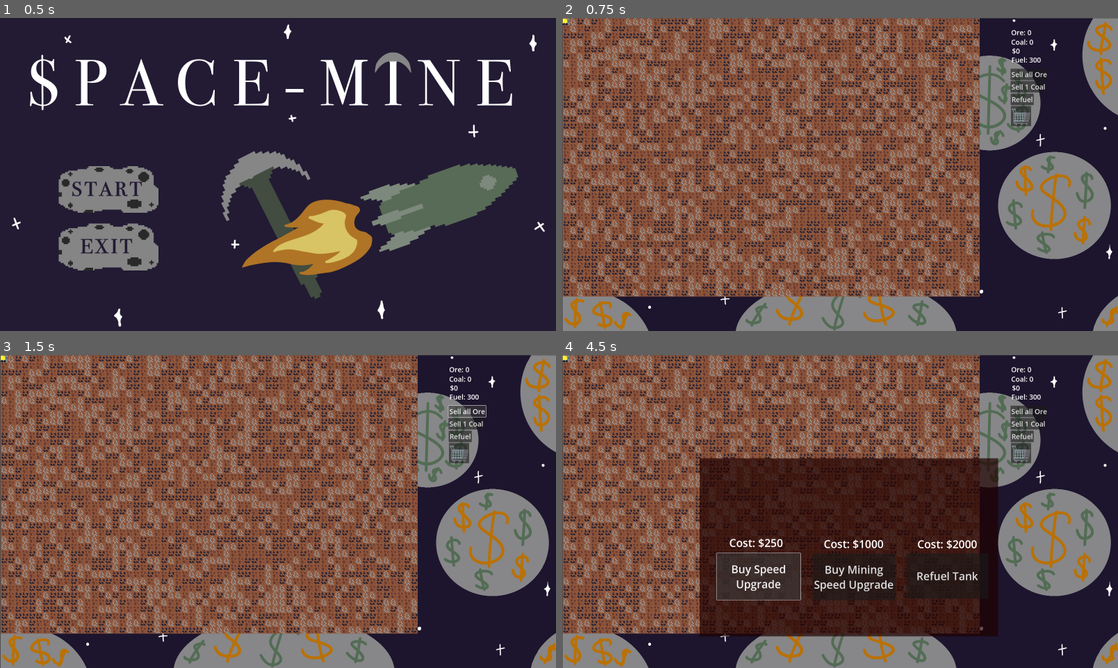
Above: before the commit, frames 1-4 (two rows, left to right).
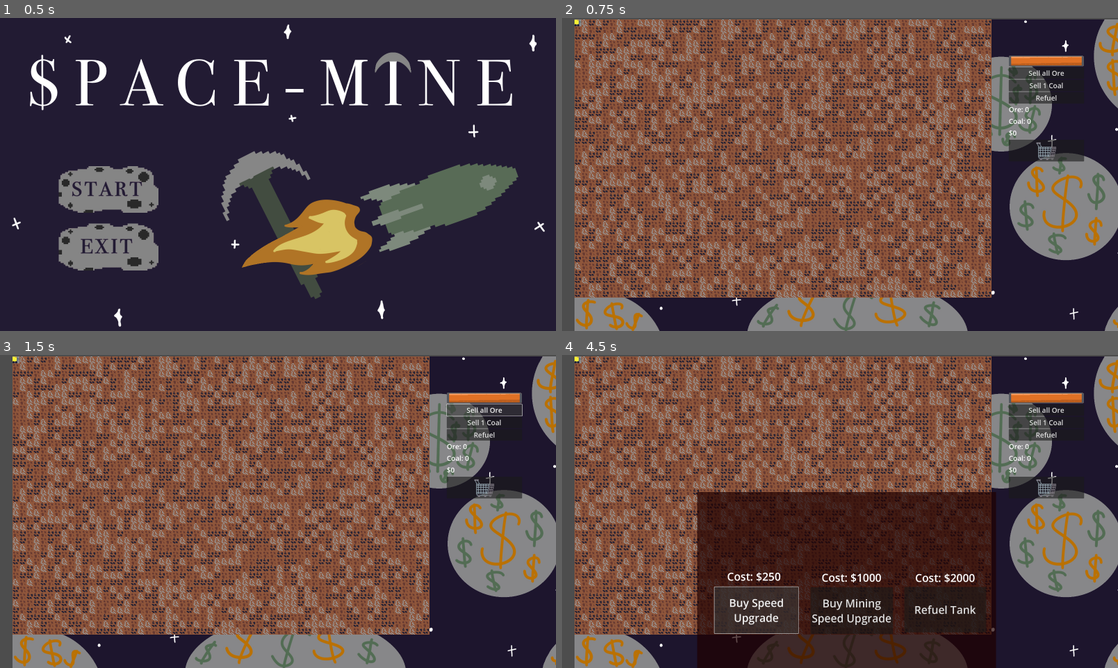
Above: after the commit, the same moments.

Repository: MellifiedRadishes/Space-Mine
Game: Godot game, scene res://main_menu.tscn
Two runs of this game, one before a commit and one after it. Both use one fixed random seed, a clock stepped at 60 frames per second and the inputs below.
Inputs (mouse positions are in pixels of both pictures, inside the frame that each line leads up to):
- Up to frame 1 (0.5 s): no input
- Up to frame 2 (0.75 s): click (673, 190) at 0.5 s
- Up to frame 3 (1.5 s): click "Sell all Ore" at 1.25 s
- Up to frame 4 (4.5 s): click "Sell 1 Coal" at 2 s; click "Refuel" at 2.75 s; click "Cost: $250" at 3.5 s; click "Buy Speed Upgrade" at 4.25 s

Frame 1 is identical in both runs. In frame 2, 51% of the frame differs, in the area x 0-100%, y 0-100%; in frame 3, 51%; in frame 4, 51%.

Commit message:
Vbox and fuel bar

Diff:
--- a/DemoScene.tscn
+++ b/DemoScene.tscn
@@ -6,16 +6,19 @@
 [ext_resource type="Script" path="res://playerScript.gd" id="2_vhw3b"]
 [ext_resource type="PackedScene" uid="uid://brkne3m2i52mi" path="res://TileScene.tscn" id="3_8simn"]
 [ext_resource type="Texture2D" uid="uid://dkhkbcfkcjs2m" path="res://Sprites/cart.png" id="6_exxwc"]
+[ext_resource type="Texture2D" uid="uid://cucjjriw2ogll" path="res://FuelBarBackground.png" id="6_rmjwo"]
 [ext_resource type="Texture2D" uid="uid://dfqmqa74gxev3" path="res://Sprites/solidfill.png" id="7_8gmij"]
+[ext_resource type="Texture2D" uid="uid://c7dxxeupv7cnc" path="res://FuelBarTop.png" id="7_amc7c"]
+[ext_resource type="Texture2D" uid="uid://cclxxspcm7fgu" path="res://FuelBarProgress.png" id="8_ktrvb"]
 
 [node name="Node2D" type="TextureRect"]
 anchors_preset = 15
 anchor_right = 1.0
 anchor_bottom = 1.0
-offset_left = 4.0
-offset_top = 2.0
-offset_right = 4.0
-offset_bottom = 2.0
+offset_left = 57.0
+offset_top = 7.0
+offset_right = 57.0
+offset_bottom = 7.0
 grow_horizontal = 2
 grow_vertical = 2
 texture = ExtResource("1_xee4d")
@@ -29,92 +32,92 @@
 texture = ExtResource("1_xee4d")
 expand_mode = 3
 
-[node name="Player" type="Sprite2D" parent="." node_paths=PackedStringArray("planet", "coalText", "ironText", "moneyText", "fuelText", "sellOreButton", "sellCoalButton", "refuelButton", "buyMenuButton", "speedUpgradeButton", "miningSpeedUpgradeButton", "refuelPurchaseButton")]
+[node name="Player" type="Sprite2D" parent="." node_paths=PackedStringArray("planet", "coalText", "ironText", "moneyText", "fuelBar", "sellOreButton", "sellCoalButton", "refuelButton", "buyMenuButton", "speedUpgradeButton", "miningSpeedUpgradeButton", "refuelPurchaseButton")]
 texture = ExtResource("1_jmktx")
 script = ExtResource("2_vhw3b")
 planet = NodePath("../Planet")
-coalText = NodePath("../CoalText")
-ironText = NodePath("../IronText")
-moneyText = NodePath("../MoneyText")
-fuelText = NodePath("../FuelText")
-sellOreButton = NodePath("../SellIron")
-sellCoalButton = NodePath("../SellCoal")
-refuelButton = NodePath("../Refuel")
-buyMenuButton = NodePath("../BuyMenu")
-speedUpgradeButton = NodePath("../BuyMenu/SpeedUpgrade")
-miningSpeedUpgradeButton = NodePath("../BuyMenu/MiningSpeedUpgrade")
-refuelPurchaseButton = NodePath("../BuyMenu/PurchaseFuel")
+coalText = NodePath("../VBoxContainer/CoalText")
+ironText = NodePath("../VBoxContainer/IronText")
+moneyText = NodePath("../VBoxContainer/MoneyText")
+fuelBar = NodePath("../VBoxContainer/Fuelbar")
+sellOreButton = NodePath("../VBoxContainer/SellIron")
+sellCoalButton = NodePath("../VBoxContainer/SellCoal")
+refuelButton = NodePath("../VBoxContainer/Refuel")
+buyMenuButton = NodePath("../VBoxContainer/BuyMenu")
+speedUpgradeButton = NodePath("../VBoxContainer/BuyMenu/SpeedUpgrade")
+miningSpeedUpgradeButton = NodePath("../VBoxContainer/BuyMenu/MiningSpeedUpgrade")
+refuelPurchaseButton = NodePath("../VBoxContainer/BuyMenu/PurchaseFuel")
 
 [node name="Planet" type="TileMapLayer" parent="."]
 script = ExtResource("1_pfxyt")
 tileScene = ExtResource("3_8simn")
 
-[node name="SellIron" type="Button" parent="."]
-offset_left = 2061.0
-offset_top = 231.0
-offset_right = 2233.0
-offset_bottom = 284.0
+[node name="VBoxContainer" type="VBoxContainer" parent="."]
+custom_minimum_size = Vector2(0, 30)
+layout_mode = 1
+anchors_preset = -1
+anchor_left = 0.784
+anchor_top = 0.124
+anchor_right = 0.92
+anchor_bottom = 0.386
+offset_left = -7.0
+offset_top = -13.0
+offset_right = -8.0
+offset_bottom = -2.0
+
+[node name="Fuelbar" type="TextureProgressBar" parent="VBoxContainer"]
+custom_minimum_size = Vector2(0, 50)
+layout_mode = 2
+max_value = 300.0
+step = 5.0
+value = 150.0
+nine_patch_stretch = true
+texture_under = ExtResource("6_rmjwo")
+texture_over = ExtResource("7_amc7c")
+texture_progress = ExtResource("8_ktrvb")
+
+[node name="SellIron" type="Button" parent="VBoxContainer"]
+layout_mode = 2
 theme_override_font_sizes/font_size = 32
 text = "Sell all Ore"
 
-[node name="SellCoal" type="Button" parent="."]
-offset_left = 2061.0
-offset_top = 288.0
-offset_right = 2225.0
-offset_bottom = 341.0
+[node name="SellCoal" type="Button" parent="VBoxContainer"]
+layout_mode = 2
 theme_override_font_sizes/font_size = 32
 text = "Sell 1 Coal"
 
-[node name="Refuel" type="Button" parent="."]
-offset_left = 2062.0
-offset_top = 346.0
-offset_right = 2168.0
-offset_bottom = 399.0
+[node name="Refuel" type="Button" parent="VBoxContainer"]
+layout_mode = 2
 theme_override_font_sizes/font_size = 32
 text = "Refuel"
 
-[node name="CoalText" type="RichTextLabel" parent="."]
-offset_left = 2064.0
-offset_top = 86.0
-offset_right = 2271.0
-offset_bottom = 126.0
+[node name="IronText" type="RichTextLabel" parent="VBoxContainer"]
+custom_minimum_size = Vector2(0, 50)
+layout_mode = 2
+theme_override_font_sizes/normal_font_size = 32
+text = "Ore: "
+
+[node name="CoalText" type="RichTextLabel" parent="VBoxContainer"]
+custom_minimum_size = Vector2(30, 50)
+layout_mode = 2
 theme_override_font_sizes/normal_font_size = 32
 text = "Coal: "
 scroll_active = false
 
-[node name="IronText" type="RichTextLabel" parent="."]
-offset_left = 2064.0
-offset_top = 42.0
-offset_right = 2266.0
-offset_bottom = 92.0
-theme_override_font_sizes/normal_font_size = 32
-text = "Ore: "
-
-[node name="MoneyText" type="RichTextLabel" parent="."]
-offset_left = 2068.0
-offset_top = 127.0
-offset_right = 2263.0
-offset_bottom = 176.0
+[node name="MoneyText" type="RichTextLabel" parent="VBoxContainer"]
+custom_minimum_size = Vector2(0, 50)
+layout_mode = 2
 theme_override_font_sizes/normal_font_size = 32
 text = "$"
 
-[node name="FuelText" type="RichTextLabel" parent="."]
-offset_left = 2065.0
-offset_top = 168.0
-offset_right = 2243.0
-offset_bottom = 215.0
-theme_override_font_sizes/normal_font_size = 32
-text = "Fuel:"
-
-[node name="BuyMenu" type="Button" parent="."]
-offset_left = 2063.0
-offset_top = 403.0
-offset_right = 2156.0
-offset_bottom = 496.0
+[node name="BuyMenu" type="Button" parent="VBoxContainer"]
+custom_minimum_size = Vector2(32, 100)
+layout_mode = 2
 icon = ExtResource("6_exxwc")
+icon_alignment = 1
 expand_icon = true
 
-[node name="Background" type="TextureRect" parent="BuyMenu"]
+[node name="Background" type="TextureRect" parent="VBoxContainer/BuyMenu"]
 modulate = Color(0.121569, 0, 0, 0.698039)
 layout_mode = 0
 offset_left = -1434.0
@@ -123,7 +126,7 @@
 offset_bottom = 889.0
 texture = ExtResource("7_8gmij")
 
-[node name="SpeedUpgrade" type="Button" parent="BuyMenu"]
+[node name="SpeedUpgrade" type="Button" parent="VBoxContainer/BuyMenu"]
 layout_mode = 0
 offset_left = -1355.0
 offset_top = 507.0
@@ -133,7 +136,7 @@
 text = "Buy Speed
 Upgrade"
 
-[node name="MiningSpeedUpgrade" type="Button" parent="BuyMenu"]
+[node name="MiningSpeedUpgrade" type="Button" parent="VBoxContainer/BuyMenu"]
 layout_mode = 0
 offset_left = -913.0
 offset_top = 509.0
@@ -144,7 +147,7 @@
 Speed Upgrade
 "
 
-[node name="PurchaseFuel" type="Button" parent="BuyMenu"]
+[node name="PurchaseFuel" type="Button" parent="VBoxContainer/BuyMenu"]
 layout_mode = 0
 offset_left = -481.0
 offset_top = 507.0
@@ -153,7 +156,7 @@
 theme_override_font_sizes/font_size = 50
 text = "Refuel Tank"
 
-[node name="SpeedLabel" type="RichTextLabel" parent="BuyMenu"]
+[node name="SpeedLabel" type="RichTextLabel" parent="VBoxContainer/BuyMenu"]
 layout_mode = 0
 offset_left = -1297.0
 offset_top = 424.0
@@ -163,7 +166,7 @@
 text = "Cost: $250
 "
 
-[node name="MiningSpeedLabel" type="RichTextLabel" parent="BuyMenu"]
+[node name="MiningSpeedLabel" type="RichTextLabel" parent="VBoxContainer/BuyMenu"]
 layout_mode = 0
 offset_left = -862.0
 offset_top = 429.0
@@ -172,7 +175,7 @@
 theme_override_font_sizes/normal_font_size = 50
 text = "Cost: $1000"
 
-[node name="RichTextLabel" type="RichTextLabel" parent="BuyMenu"]
+[node name="RichTextLabel" type="RichTextLabel" parent="VBoxContainer/BuyMenu"]
 layout_mode = 0
 offset_left = -431.0
 offset_top = 430.0
--- a/playerScript.gd
+++ b/playerScript.gd
@@ -4,7 +4,7 @@
 @export var coalText : RichTextLabel
 @export var ironText : RichTextLabel
 @export var moneyText : RichTextLabel
-@export var fuelText : RichTextLabel
+@export var fuelBar : TextureProgressBar
 @export var sellOreButton : Button
 @export var sellCoalButton : Button
 @export var refuelButton : Button
@@ -122,7 +122,7 @@
 	coalText.text = "Coal: " + str(blockDict[Tile.BlockType.COAL]);
 	ironText.text = "Ore: " + str(blockDict[Tile.BlockType.IRON]);
 	moneyText.text = "$" + str(money);
-	fuelText.text = "Fuel: " + str(fuel);
+	fuelBar.value = fuel;
 	return;
 
 func _sellIron():
Not shown: 1 places in DemoScene.tscn that only renumber resources
Binary file added: FuelBarBackground.png
Not shown, added: FuelBarBackground.png.import
Binary file added: FuelBarProgress.png
Not shown, added: FuelBarProgress.png.import
Binary file added: FuelBarTop.png
Not shown, added: FuelBarTop.png.import
